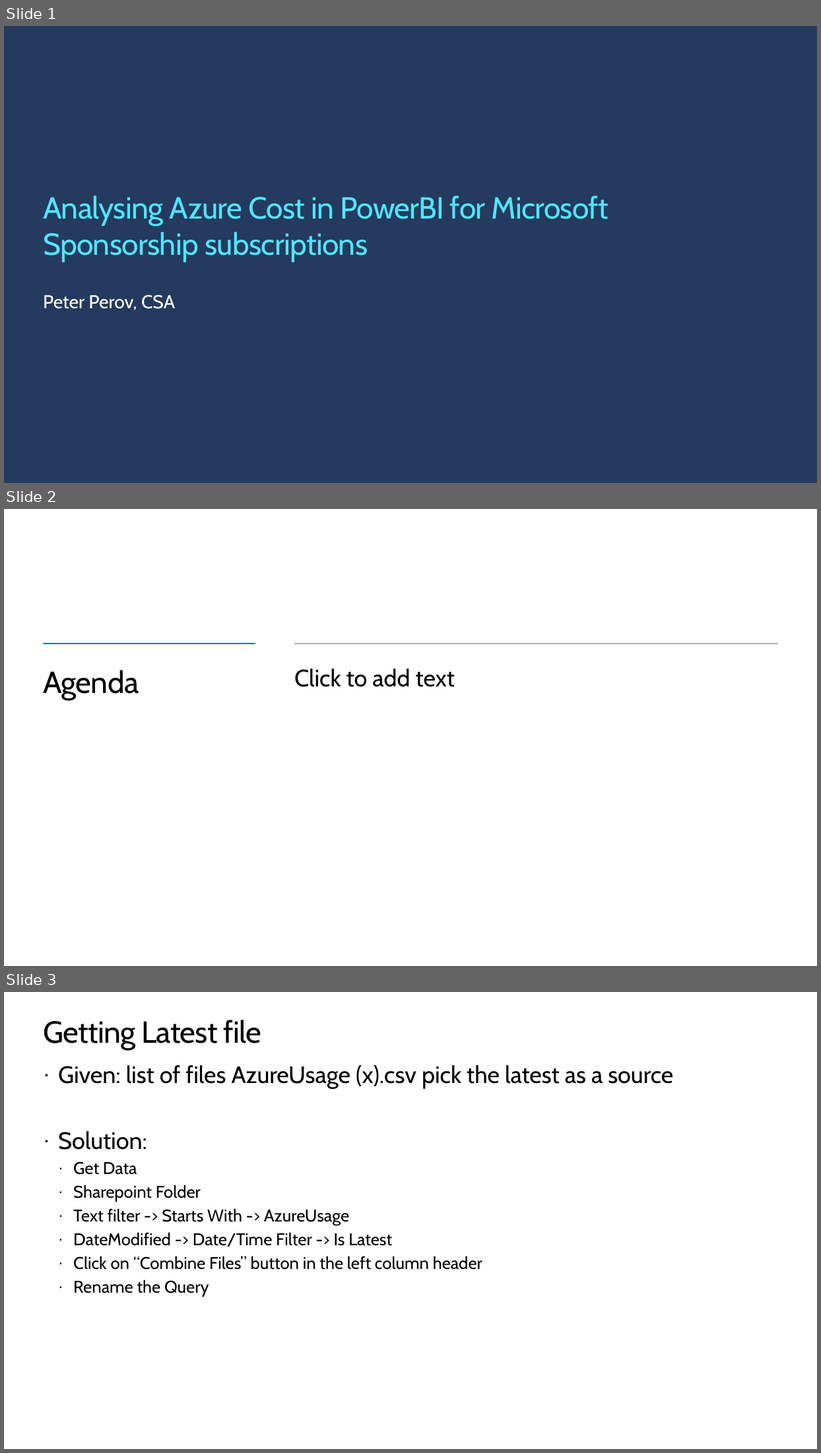
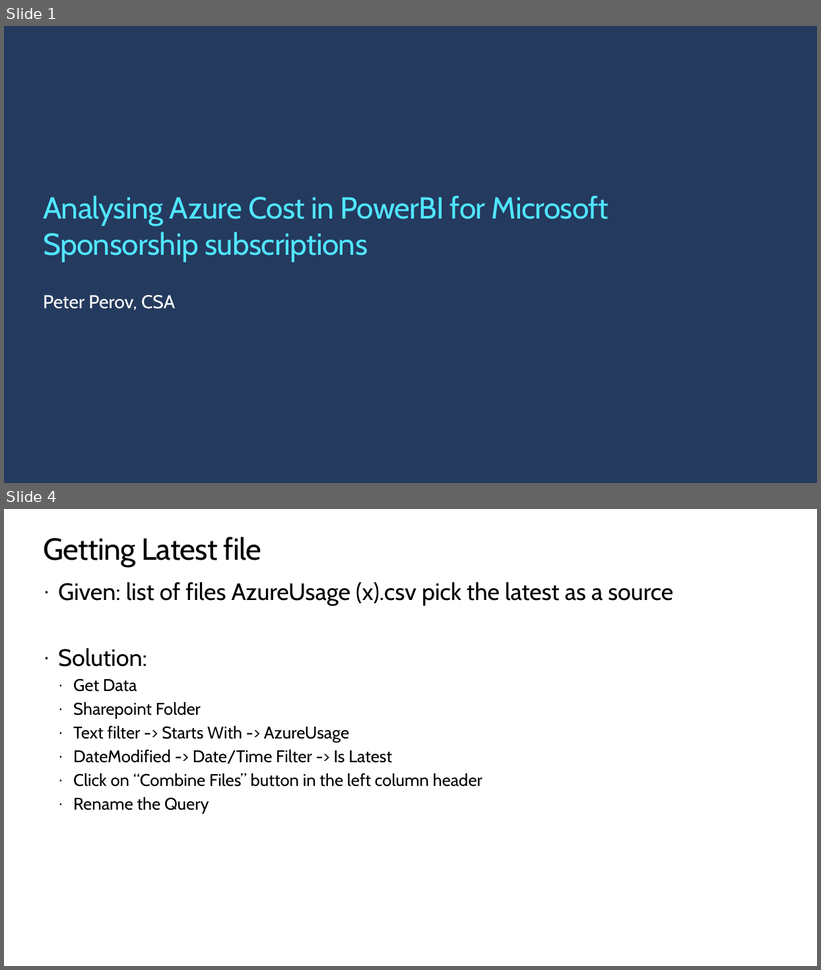
Before and after one commit to peterperov/MSFTCSA, a slide deck: 126-AzureCost/Azure Cost PBI BootCamp.pptx. Shown one above the other, each under a label of ours: slides 1, 2 and 3 before the commit, slides 1 and 4 after it; the slides between them are not shown. The pictures are 821x1453 and 821x970 pixels, drawn with LibreOffice and Linux fonts; fonts in the diff are those of the drawing; background and template pictures are left out. Boxes give left, top, right and bottom in pixels: in the first picture for what was removed or moved away, otherwise in the second. Text is boxed around its words. In the diff, an @@ line names an element or a change of style, - is before the commit and + after.

```diff
--- a/126-AzureCost/Azure Cost PBI BootCamp.pptx
+++ b/126-AzureCost/Azure Cost PBI BootCamp.pptx
@@ slide 2 removed at bbox=[4, 509, 817, 966], background #FFFFFF @@
@@ line removed from (43, 644) to (255, 644) @@
@@ line removed from (294, 644) to (779, 644) @@
@@ title removed at bbox=[43, 670, 139, 700] @@
-Agenda
@@ text removed at bbox=[294, 669, 455, 687] @@
-Click to add text
@@ what was slide 3 is now slide 4 @@
```
Also in this commit, not shown: 2 slides added.
